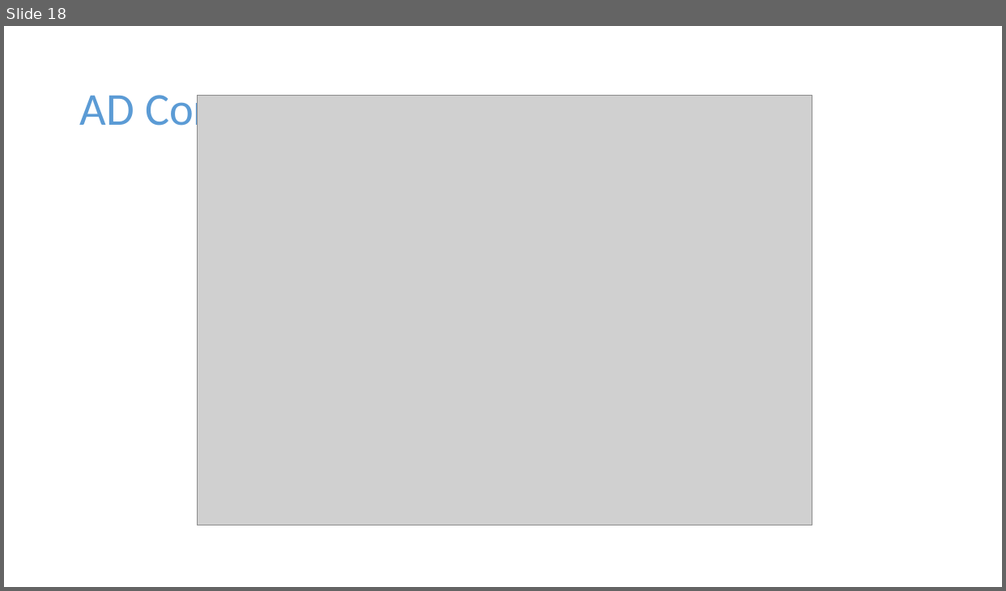
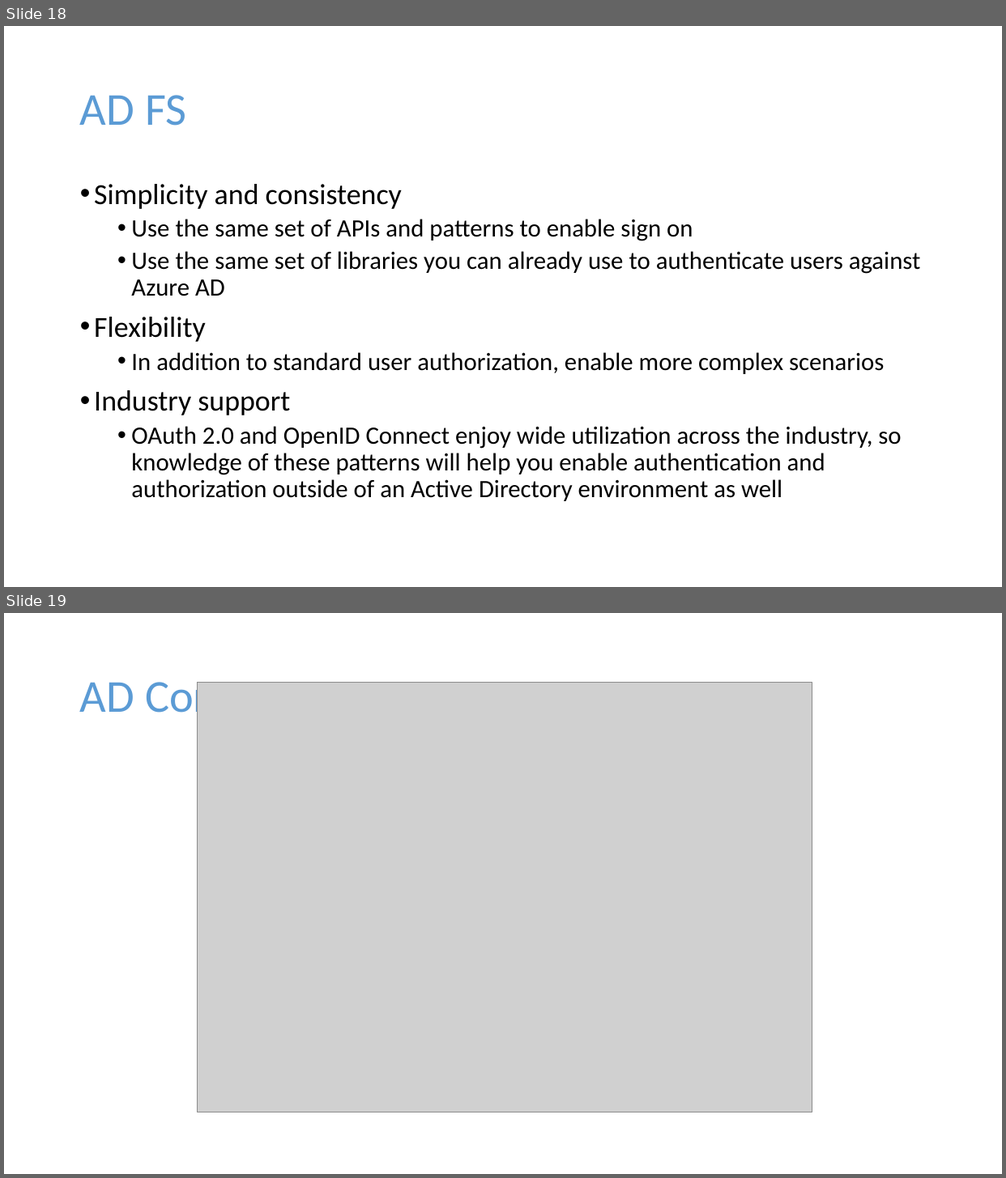
Before and after one commit to dstolts/70-534, a slide deck: Presentations/70-534-Combined-SecuritySlides.pptx. Shown one above the other, each under a label of ours: slide 18 before the commit, slides 18 and 19 after it. The pictures are 1006x591 and 1006x1178 pixels, drawn with LibreOffice and Linux fonts; fonts in the diff are those of the drawing; grey boxes stand for pictures. Boxes give left, top, right and bottom in pixels: in the first picture for what was removed or moved away, otherwise in the second. Text is boxed around its words. In the diff, an @@ line names an element or a change of style, - is before the commit and + after.

Commit message:
More AD FS and AD Connect content

```diff
--- a/Presentations/70-534-Combined-SecuritySlides.pptx
+++ b/Presentations/70-534-Combined-SecuritySlides.pptx
@@ slide 18 added at (x1=4, y1=26, x2=1002, y2=587), background #FFFFFF @@
@@ title added at (x1=80, y1=95, x2=186, y2=126), 44 pt, text #5B9BD5 @@
+AD FS
@@ text added at (x1=94, y1=184, x2=921, y2=501), 24 pt, text #000000 @@
+• Simplicity and consistency
+  • Use the same set of APIs and patterns to enable sign on
+  • Use the same set of libraries you can already use to authenticate users against Azure AD
+• Flexibility
+  • In addition to standard user authorization, enable more complex scenarios
+• Industry support
+  • OAuth 2.0 and OpenID Connect enjoy wide utilization across the industry, so knowledge of these patterns will help you enable authentication and authorization outside of an Active Directory environment as well
@@ what was slide 18 is now slide 19 @@
```
Also in this commit, not shown: 4 other slides added.
